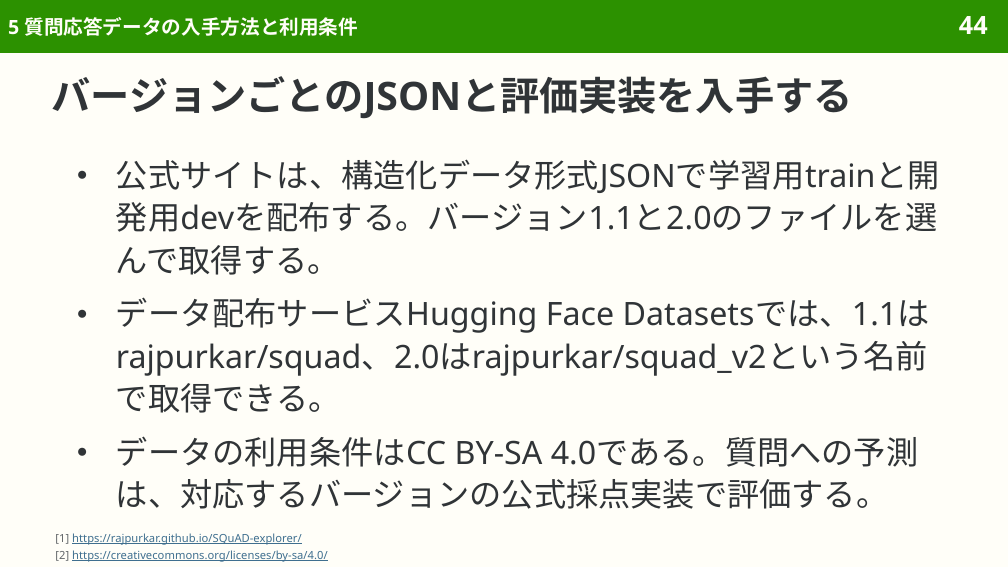
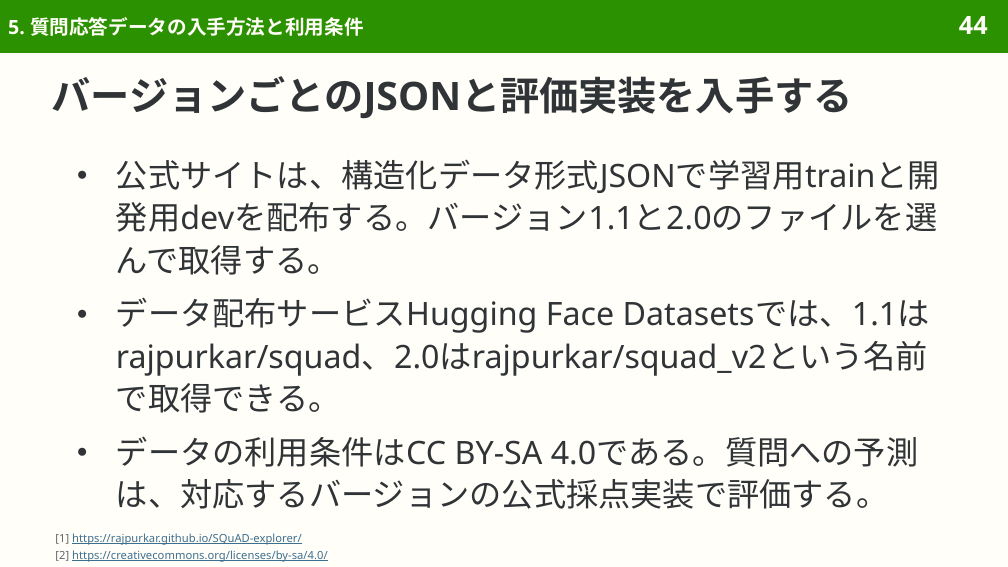
Before and after one commit to sasakiy84/datasets-in-10-minutes, a slide deck: slide 44 of slides/datasets-in-10-minutes-squad.pptx. Drawn at 1008x567 pixels with LibreOffice and Linux fonts; fonts in the diff are those of the drawing. Boxes give left, top, right and bottom in pixels: in the first picture for what was removed or moved away, otherwise in the second. Text is boxed around its words. In the diff, an @@ line names an element or a change of style, - is before the commit and + after.

```diff
--- a/slides/datasets-in-10-minutes-squad.pptx
+++ b/slides/datasets-in-10-minutes-squad.pptx
@@ title at <box>8,17,364,36</box>: text changed @@
-5 質問応答データの入手方法と利用条件
+5. 質問応答データの入手方法と利用条件
```
Also in this commit, not shown: 104 other slides changed, 11 other files.
